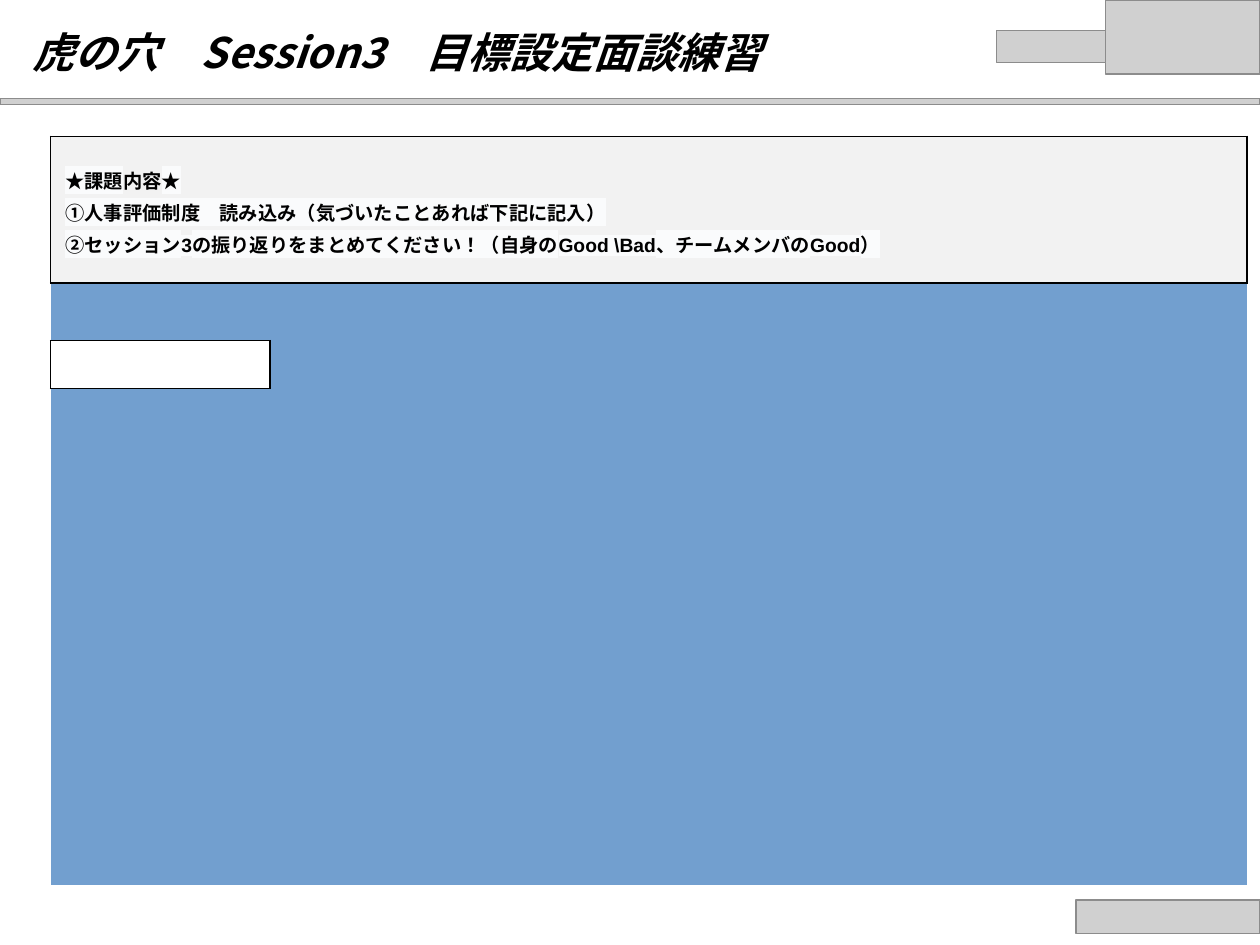
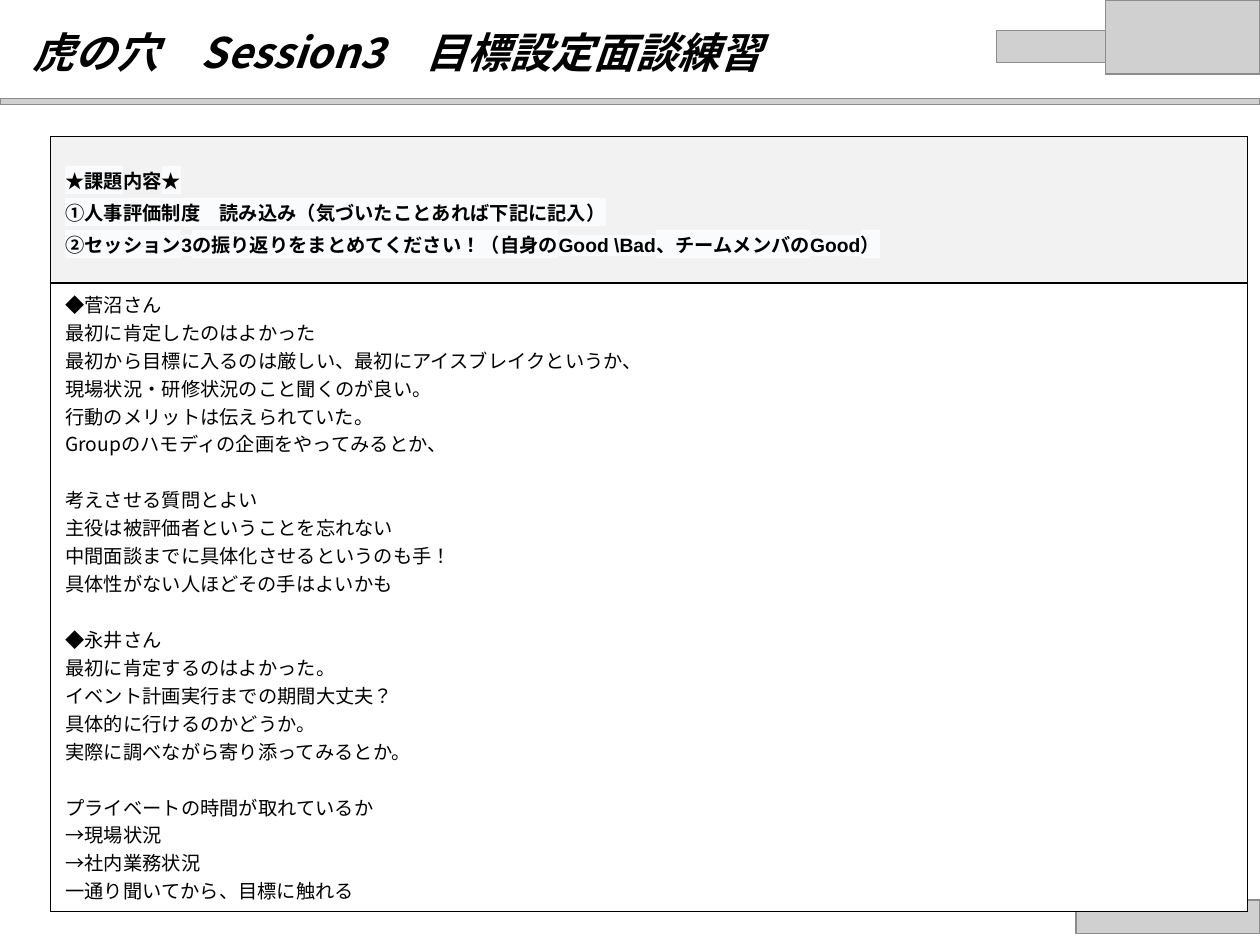
Before and after one commit to ShotaroObata/play, a slide deck: slide 5 of 【小畑頌太朗】虎の穴_宿題.pptx. Drawn at 1260x945 pixels with LibreOffice and Linux fonts; fonts in the diff are those of the drawing; grey boxes stand for pictures. Boxes give left, top, right and bottom in pixels: in the first picture for what was removed or moved away, otherwise in the second. Text is boxed around its words. In the diff, an @@ line names an element or a change of style, - is before the commit and + after.

```diff
--- a/【小畑頌太朗】虎の穴_宿題.pptx
+++ b/【小畑頌太朗】虎の穴_宿題.pptx
@@ table at (x1=50, y1=136, x2=1247, y2=904) @@
-★課題内容★ / ①人事評価制度 読み込み（気づいたことあれば下記に記入） / ②セッション3の振り返りをまとめてください！（自身のGood \Bad、チームメンバのGood） |  |  |  | 
- |  |  |  | 
- |  |  |  | 
- |  |  |  | 
- |  |  |  | 
- |  |  |  | 
- |  |  |  | 
+★課題内容★ / ①人事評価制度 読み込み（気づいたことあれば下記に記入） / ②セッション3の振り返りをまとめてください！（自身のGood \Bad、チームメンバのGood）
+◆菅沼さん / 最初に肯定したのはよかった / 最初から目標に入るのは厳しい、最初にアイスブレイクというか、 / 現場状況・研修状況のこと聞くのが良い。 / 行動のメリットは伝えられていた。 / Groupのハモディの企画をやってみるとか、 / 考えさせる質問とよい / 主役は被評価者ということを忘れない / 中間面談までに具体化させるというのも手！ / 具体性がない人ほどその手はよいかも / ◆永井さん / 最初に肯定するのはよかった。 / イベント計画実行までの期間大丈夫？ / 具体的に行けるのかどうか。 / 実際に調べながら寄り添ってみるとか。 / プライベートの時間が取れているか / →現場状況 / →社内業務状況 / 一通り聞いてから、目標に触れる
```
Also in this commit, not shown: 1 other slide changed, 2 other files.
